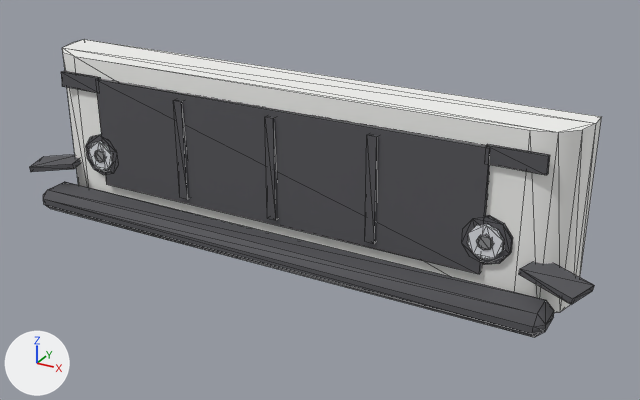
The glTF model models/parts/bumperF_aero.glb: old version first, new version second.
Both versions are drawn from a camera (50 mm lens) standing at (1.29, -3.817, 1.46) and looking at (0.111, -1.672, 0.388). The lights are fixed; the arrows at lower left show +X, +Y and +Z. The older version comes first. Mesh edges are drawn as thin lines. Where no turn or scale is listed for an object, it has been applied to the vertices. Vertices at exactly the same position are counted once.

Names of what the first picture shows: 'bumperF_aero_mesh'.
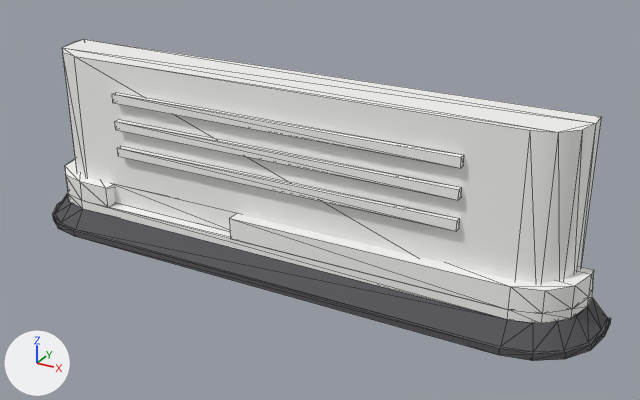
The change, as a list of edits to the scene's bpy script:
```text
Change me_bumperf_aero_mesh:
    used by ob_bumperf_aero_mesh; location = (0.0, 0.0, 0.0)
    remove me_bumperf_aero_mesh.from_pydata(...)  # 220 vertices, 376 faces; spans x -0.95..0.95, y -1.88..-1.56, z 0.22..0.74
    add me_bumperf_aero_mesh.from_pydata(...)  # 156 vertices, 307 faces; spans x -0.97..0.97, y -1.85..-1.54, z 0.14..0.74
    me_bumperf_aero_mesh part 1: a new loose piece, a box spanning x -0.58..0.58, y -1.772..-1.752, z 0.615..0.645, in mat_body (white #f7f7f5)
    me_bumperf_aero_mesh part 2: a new loose piece, a box spanning x -0.58..0.58, y -1.772..-1.752, z 0.525..0.555, in mat_body (white #f7f7f5)
    me_bumperf_aero_mesh part 3: a new loose piece, a box spanning x -0.58..0.58, y -1.772..-1.752, z 0.435..0.465, in mat_body (white #f7f7f5)
    me_bumperf_aero_mesh part 4: the loose piece of 24 vertices spanning x -0.86..0.86, y -1.88..-1.74, z 0.22..0.29 is rebuilt with 104 vertices and now spans x -0.97..0.97, y -1.85..-1.54, z 0.14..0.32
    me_bumperf_aero_mesh part 5: 13 loose pieces with 168 vertices, spanning x -0.95..0.95, y -1.84..-1.7, z 0.34..0.69, are deleted
    me_bumperf_aero_mesh part 6
    7 vertices are removed from x -0.65..0.65, y -1.76..-1.75, z 0.32..0.68
    12 faces are deleted
    7 vertices are added at x -0.65..-0.12, y -1.75..-1.74, z 0.25..0.32
    12 new faces join them, mat_trim (dark grey #555559)
    remove me_bumperf_aero_mesh.materials.append(mat_chrome)  # light grey #dddee1
    remove me_bumperf_aero_mesh.materials.append(mat_fog)  # white #e5e7ec
```

Boxes [x1, y1, x2, y2] around the edits, measured in the pictures (640 x 400 px; the box of a moved part takes in the faces that stretch with it):
'bumperF_aero_mesh', reshaped (8% taller): before [29, 39, 602, 337]; after [52, 39, 611, 361]
part 1 of me_bumperf_aero_mesh, added: after [112, 92, 464, 168]
part 2 of me_bumperf_aero_mesh, added: after [115, 119, 462, 200]
part 3 of me_bumperf_aero_mesh, added: after [117, 146, 460, 231]
part 4 of me_bumperf_aero_mesh, rebuilt (9% wider, 30% taller): before [43, 182, 554, 337]; after [52, 159, 611, 361]
part 5 of me_bumperf_aero_mesh, deleted: before [29, 71, 594, 304]
part 6 of me_bumperf_aero_mesh, moved or reshaped (not visible afterwards): before [95, 79, 490, 274]
